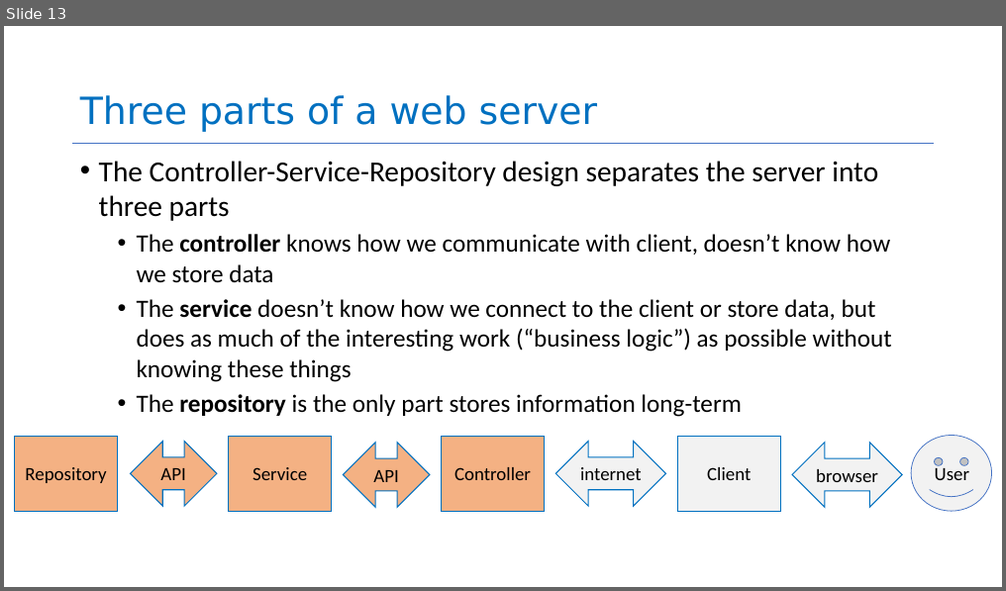
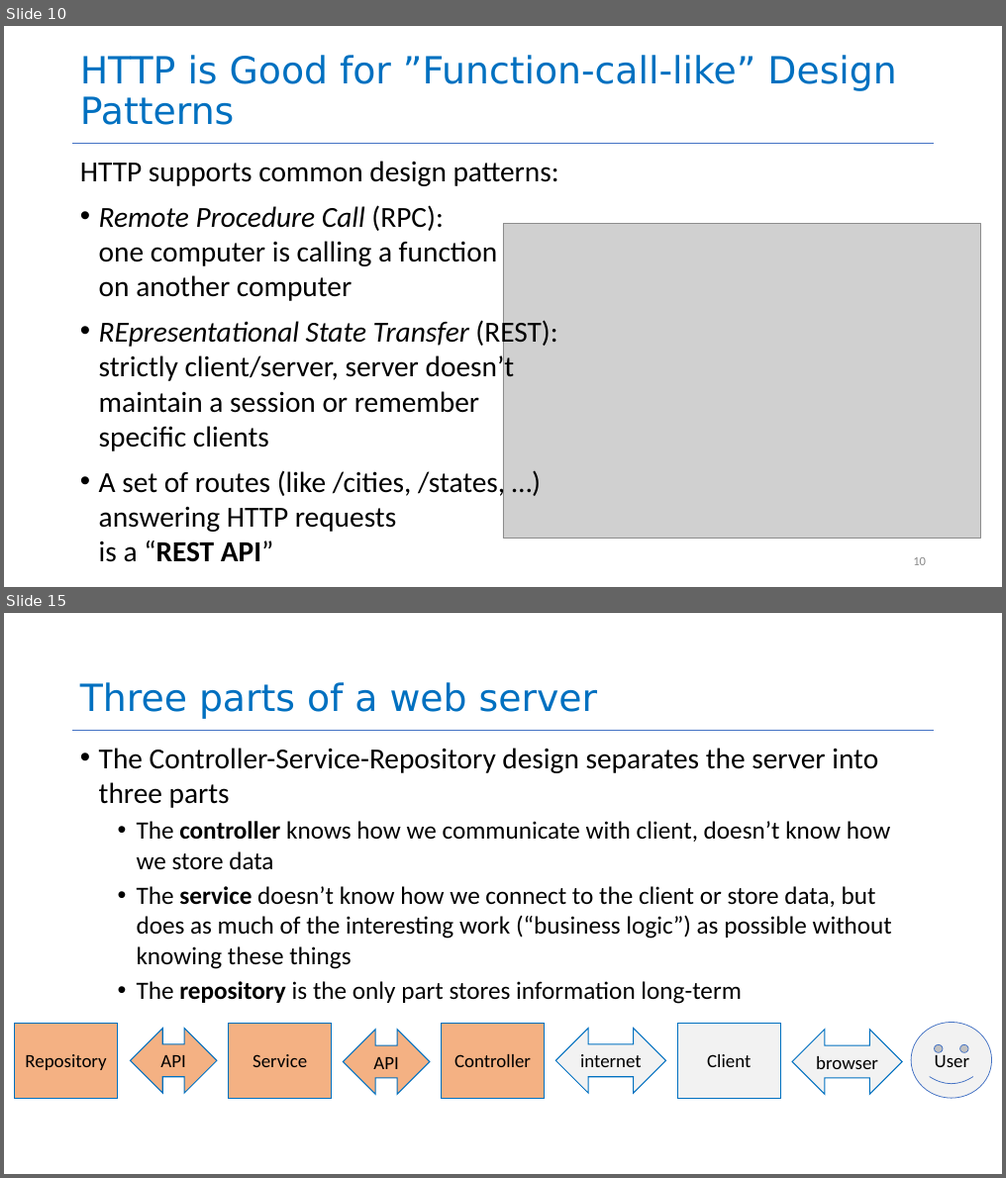
Before and after one commit to neu-se/CS4530-Spring-2026, a slide deck: Slides/Module 04 Web Applications.pptx. Shown one above the other, each under a label of ours: slide 13 before the commit, slides 10 and 15 after it; the slides between them are not shown. The pictures are 1006x591 and 1006x1178 pixels, drawn with LibreOffice and Linux fonts; fonts in the diff are those of the drawing; grey boxes stand for pictures. Boxes give left, top, right and bottom in pixels: in the first picture for what was removed or moved away, otherwise in the second. Text is boxed around its words. In the diff, an @@ line names an element or a change of style, - is before the commit and + after.

```diff
--- a/Slides/Module 04 Web Applications.pptx
+++ b/Slides/Module 04 Web Applications.pptx
@@ slide 10 added at bbox=[4, 26, 1002, 587], background #FFFFFF; not listed: 1 template element that a slide beside it also shows @@
@@ title added at bbox=[80, 55, 896, 125], 36 pt, text #0070C0 @@
+HTTP is Good for ”Function-call-like” Design Patterns
@@ text added at bbox=[80, 161, 559, 563], 28 pt, text #000000 @@
+HTTP supports common design patterns:
+• Remote Procedure Call (RPC):
+  one computer is calling a function
+  on another computer
+• REpresentational State Transfer (REST):
+  strictly client/server, server doesn’t
+  maintain a session or remember
+  specific clients
+• A set of routes (like /cities, /states, …)
+  answering HTTP requests
+  is a “REST API”
@@ picture added at bbox=[503, 224, 981, 539] @@
@@ page number added at bbox=[913, 558, 926, 566], 12 pt, text #8C8C8C @@
+10
@@ what was slide 13 is now slide 15 @@
```
Also in this commit, not shown: 7 slides changed, 1 other slide added, 2 other files.
